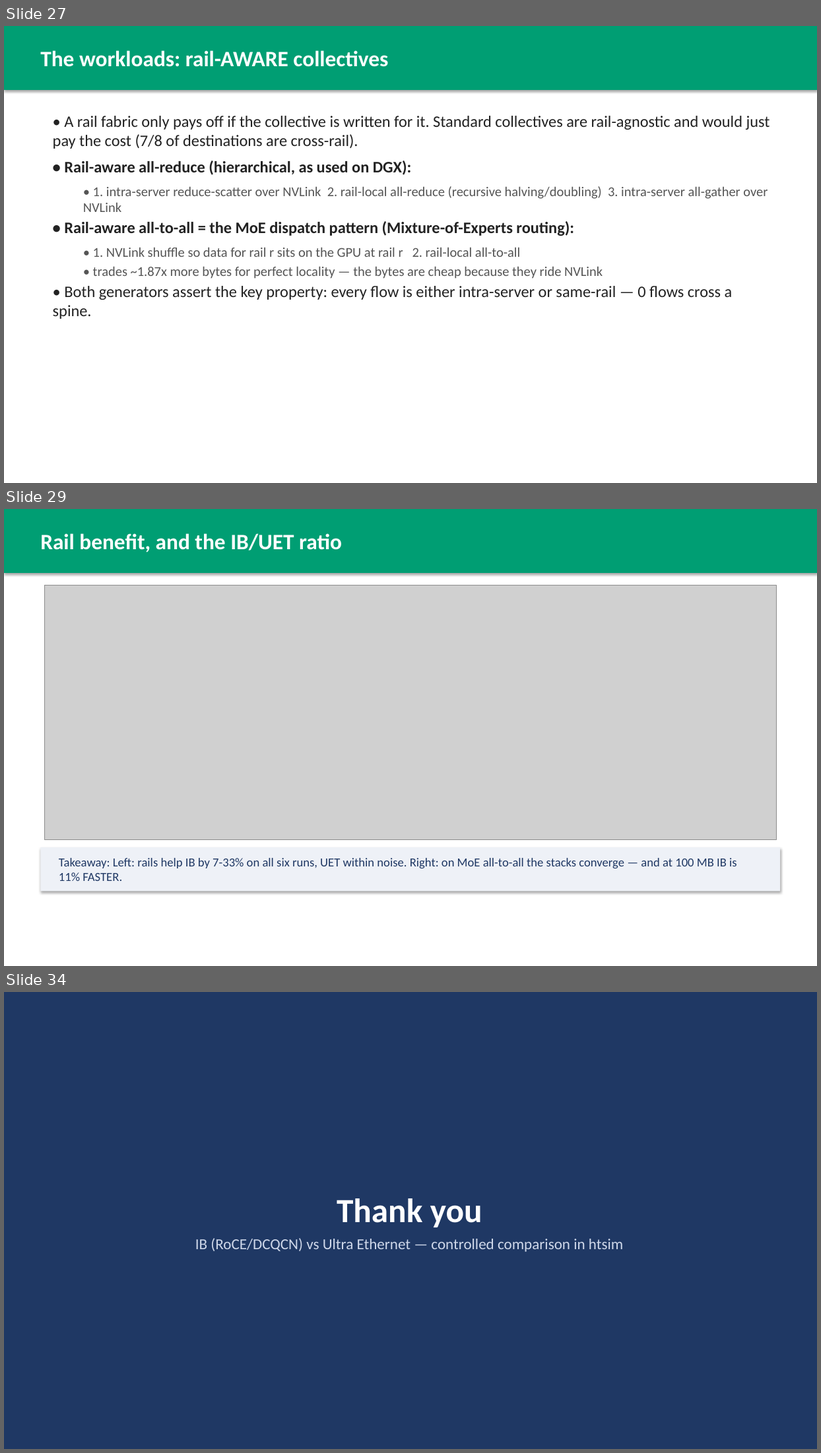
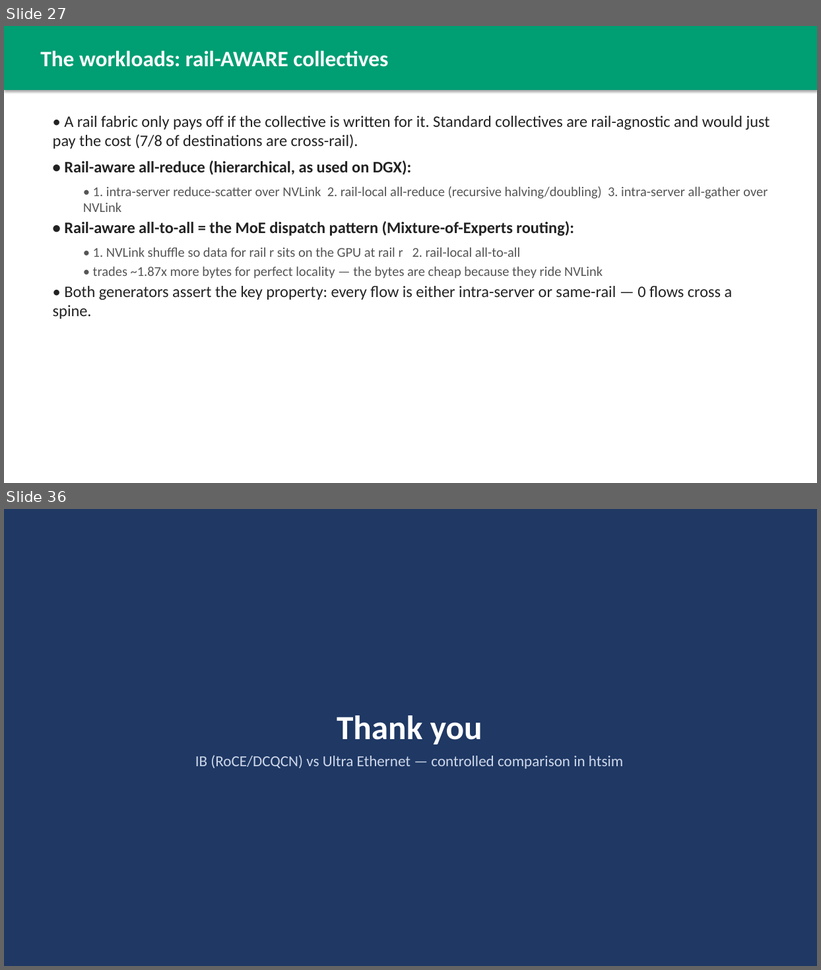
Before and after one commit to Mahmoudzahalka/HTSIM, a slide deck: htsim/sim/datacenter/experiments/runs/IB_vs_UET_presentation.pptx. Shown one above the other, each under a label of ours: slides 27, 29 and 34 before the commit, slides 27 and 36 after it; the slides between them are not shown. The pictures are 821x1453 and 821x970 pixels, drawn with LibreOffice and Linux fonts; fonts in the diff are those of the drawing; grey boxes stand for pictures. Boxes give left, top, right and bottom in pixels: in the first picture for what was removed or moved away, otherwise in the second. Text is boxed around its words. In the diff, an @@ line names an element or a change of style, - is before the commit and + after.

Commit message:
Rail study complete: 48/48 runs, fold in the 3 big-box results
The three MoE/2048/100MB cells (ib.rail, ib.flat, uet.flat) came back clean from
the larger-memory machine -- all flows finished, zero lossless overflow. Grid is
now 48/48 ok.

Reassembled results_rail.csv / utilization_rail.csv (48 rows each).

make_graphs_rail.py: g() matched only (workload,size,stack,topology) and returned
the first hit, so once 2048 rows were appended it silently plotted the 1024 row
every time -- half the grid was missing from every figure. Added an explicit node
count and split all figures by scale; new fig4 carries the IB/UET ratio.

The 2048 data overturns two conclusions drawn from the 1024-only grid:
  - "UET is indifferent to rails" holds for all-reduce but NOT for MoE, where
    UET's rail benefit grows with scale to -16% at 2048/100MB.
  - IB's 11% MoE win at 1024/100MB (0.89x) does not survive scaling: 1.31x at 2048.
Rail locality still leaves UET's retransmits unchanged (0.3-2.9%) even where it
cuts makespan 16%, which is the clearest evidence yet that MoE is endpoint-bound.

Updated §8 of DESIGN_AND_VALIDATION.md, §7 of IB_vs_UET_COMPARISON.md, and the
deck (34 -> 36 slides). RUN_ON_BIGGER_BOX.md marked done, kept as the repro record.

```diff
--- a/htsim/sim/datacenter/experiments/runs/IB_vs_UET_presentation.pptx
+++ b/htsim/sim/datacenter/experiments/runs/IB_vs_UET_presentation.pptx
@@ slide 29 removed at (x1=4, y1=509, x2=817, y2=966), background #FFFFFF @@
@@ rectangle removed at (x1=4, y1=509, x2=817, y2=573) @@
@@ text removed at (x1=40, y1=533, x2=342, y2=553) @@
-Rail benefit, and the IB/UET ratio
@@ picture removed at (x1=45, y1=586, x2=777, y2=840) @@
@@ rectangle removed at (x1=40, y1=848, x2=781, y2=891) @@
@@ text removed at (x1=59, y1=858, x2=737, y2=881) @@
-Takeaway: Left: rails help IB by 7-33% on all six runs, UET within noise. Right: on MoE all-to-all the stacks converge — and at 100 MB IB is 11% FASTER.
@@ what was slide 34 is now slide 36 @@
```
Also in this commit, not shown: 6 slides changed, 3 slides added, 12 other files.
